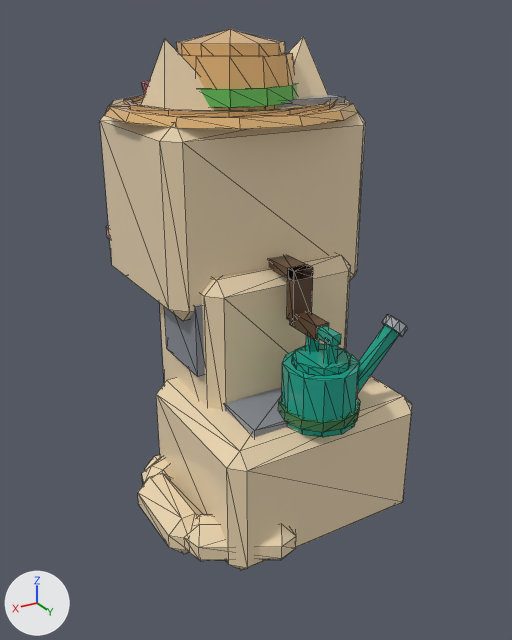
The glTF model assets/cat-cafe/exports/CatCafe_Cat_Gardener_Sit.glb, before and after one commit.
Rendered twice from a 50 mm camera at (1.403, 2.298, 1.925) aimed at (0.08, 0.094, 0.822). The axes (+X, +Y, +Z) are drawn at lower left. The lights are the same throughout. The first picture is the older version. Mesh edges are drawn as thin lines. Vertices at exactly the same position are counted once.

Script lines for the objects in view, before the commit:
```python
me_catcafe_cat_gardener_sit_earr = bpy.data.meshes.new('CatCafe_Cat_Gardener_Sit_EarR')
me_catcafe_cat_gardener_sit_earr.from_pydata(...)  # 13 vertices, 18 faces; spans x -0.11..0.169, y -0.142..0.142, z -0.027..0.282
me_catcafe_cat_gardener_sit_earr.materials.append(mat_catcafe_palette)
me_catcafe_cat_gardener_sit_prop = bpy.data.meshes.new('CatCafe_Cat_Gardener_Sit_Prop')
me_catcafe_cat_gardener_sit_prop.from_pydata(...)  # 214 vertices, 384 faces; spans x -0.482..0.482, y -0.627..0.361, z 0.599..0.907
me_catcafe_cat_gardener_sit_prop.materials.append(mat_catcafe_palette)
me_catcafe_cat_gardener_sit_tail = bpy.data.meshes.new('CatCafe_Cat_Gardener_Sit_Tail')
me_catcafe_cat_gardener_sit_tail.from_pydata(...)  # 72 vertices, 132 faces; spans x -0.039..0.398, y -0.782..0.06, z -0.086..0.086
me_catcafe_cat_gardener_sit_tail.materials.append(mat_catcafe_palette)
ob_catcafe_cat_gardener_sit_earr = bpy.data.objects.new('CatCafe_Cat_Gardener_Sit_EarR', me_catcafe_cat_gardener_sit_earr)
ob_catcafe_cat_gardener_sit_earr.location = (-0.266, -0.171, 1.567)
ob_catcafe_cat_gardener_sit_prop = bpy.data.objects.new('CatCafe_Cat_Gardener_Sit_Prop', me_catcafe_cat_gardener_sit_prop)
ob_catcafe_cat_gardener_sit_prop.location = (0.0, -0.095, 0.969)
ob_catcafe_cat_gardener_sit_tail = bpy.data.objects.new('CatCafe_Cat_Gardener_Sit_Tail', me_catcafe_cat_gardener_sit_tail)
ob_catcafe_cat_gardener_sit_tail.location = (0.19, 0.513, 0.104)
# also in view: 'CatCafe_Cat_Gardener_Sit_EarL' at (0.236, -0.171, 1.695); 'CatCafe_Cat_Gardener_Sit_Prop2' at (-0.12, 0.326, 0.803); 'CatCafe_Cat_Gardener_Sit_Head' at (0.0, -0.254, 1.254); 'CatCafe_Cat_Gardener_Sit_Body' at (0.0, 0.086, 0.522)
```
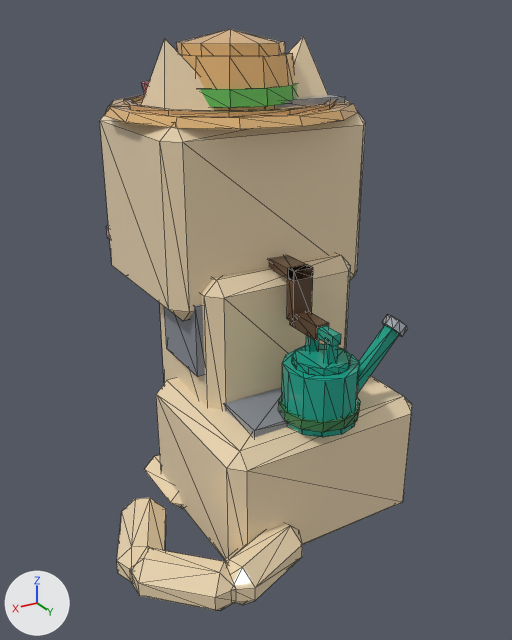
Edits to the bpy script that builds the scene:
```text
Change me_catcafe_cat_gardener_sit_tail:
    used by ob_catcafe_cat_gardener_sit_tail; location = (0.19, 0.513, 0.104)
    remove me_catcafe_cat_gardener_sit_tail.from_pydata(...)  # 72 vertices, 132 faces; spans x -0.039..0.398, y -0.782..0.06, z -0.086..0.086
    add me_catcafe_cat_gardener_sit_tail.from_pydata(...)  # 72 vertices, 132 faces; spans x -0.037..0.613, y -0.461..0.184, z -0.086..0.086
    me_catcafe_cat_gardener_sit_tail part 1: 72 of 72 vertices moved; they spanned x -0.039..0.398, y -0.782..0.06, z -0.086..0.086 and now span x -0.037..0.613, y -0.461..0.184, z -0.086..0.086; mean shift (0.146, 0.288, 0.0)
```

Pixel boxes [x1, y1, x2, y2] of what changed, in the pictures (512 x 640 px):
'CatCafe_Cat_Gardener_Sit_Tail', reshaped: before [138, 457, 296, 561]; after [117, 498, 302, 611]
